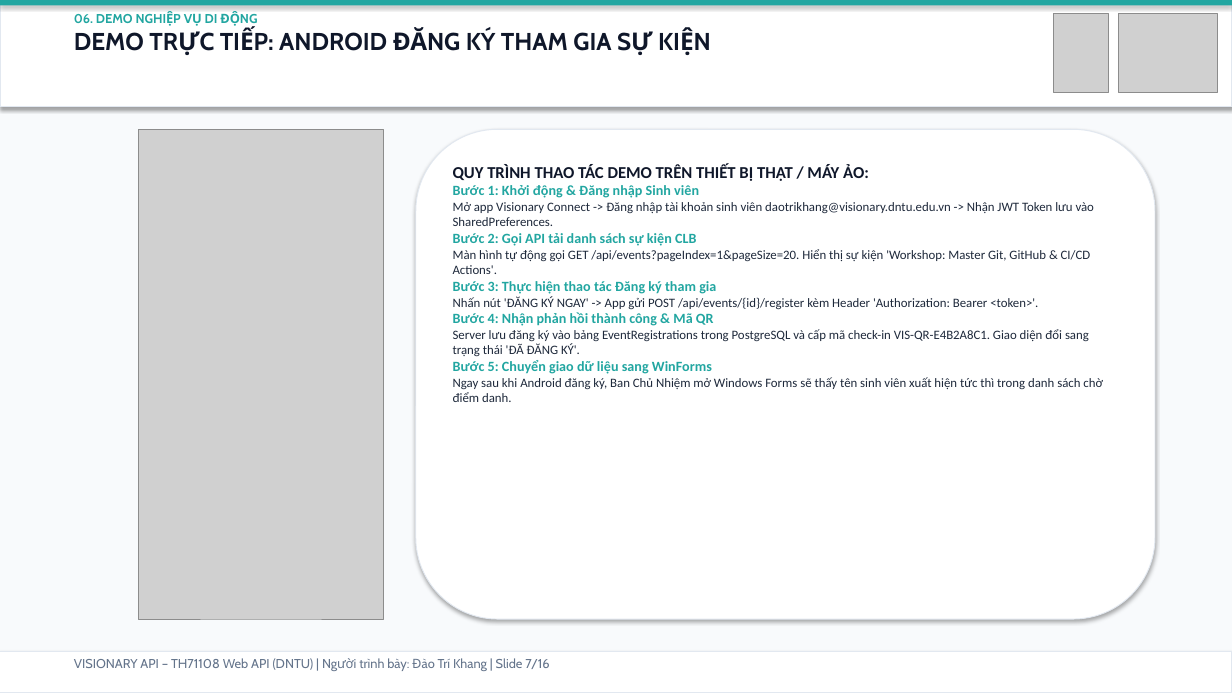
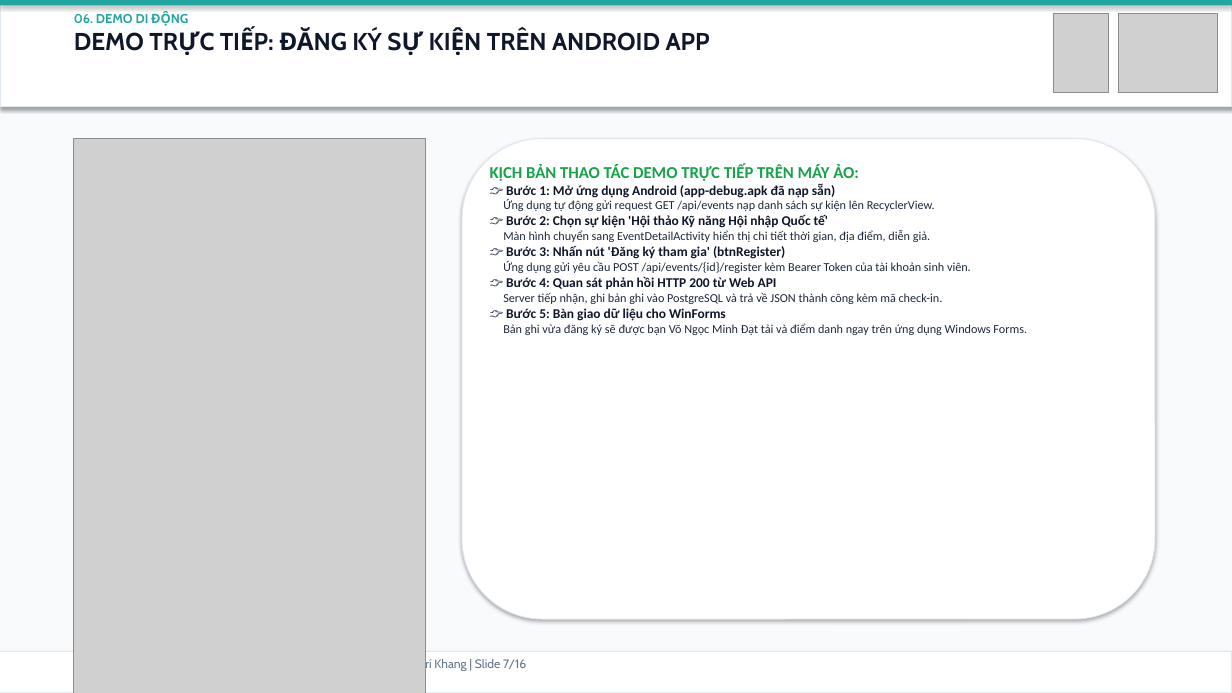
Before and after one commit to lovemvaf/visionary-api, a slide deck: slide 7 of deliverables/VISIONARY_TH71108_FINAL_PRESENTATION.pptx. Drawn at 1232x693 pixels with LibreOffice and Linux fonts; fonts in the diff are those of the drawing; grey boxes stand for pictures. Boxes give left, top, right and bottom in pixels: in the first picture for what was removed or moved away, otherwise in the second. Text is boxed around its words. In the diff, an @@ line names an element or a change of style, - is before the commit and + after.

Commit message:
docs(defense): finalize PPTX diagram layouts, sync CI Run #40231783994 incident details into scripts and QA guides

```diff
--- a/deliverables/VISIONARY_TH71108_FINAL_PRESENTATION.pptx
+++ b/deliverables/VISIONARY_TH71108_FINAL_PRESENTATION.pptx
@@ text at (x1=74, y1=14, x2=893, y2=333): text changed @@
-06. DEMO NGHIỆP VỤ DI ĐỘNG
-DEMO TRỰC TIẾP: ANDROID ĐĂNG KÝ THAM GIA SỰ KIỆN
+06. DEMO DI ĐỘNG
+DEMO TRỰC TIẾP: ĐĂNG KÝ SỰ KIỆN TRÊN ANDROID APP
@@ picture resized from (x1=139, y1=129, x2=384, y2=619) to (x1=74, y1=139, x2=425, y2=693) @@
@@ rounded rectangle resized from (x1=416, y1=129, x2=1155, y2=619) to (x1=462, y1=139, x2=1155, y2=619) @@
@@ text at (x1=490, y1=164, x2=1027, y2=335): text changed; size 10 to 9.5 pt @@
-QUY TRÌNH THAO TÁC DEMO TRÊN THIẾT BỊ THẬT / MÁY ẢO:
-Bước 1: Khởi động & Đăng nhập Sinh viên
-Mở app Visionary Connect -> Đăng nhập tài khoản sinh viên daotrikhang@visionary.dntu.edu.vn -> Nhận JWT Token lưu vào SharedPreferences.
-Bước 2: Gọi API tải danh sách sự kiện CLB
-Màn hình tự động gọi GET /api/events?pageIndex=1&pageSize=20. Hiển thị sự kiện 'Workshop: Master Git, GitHub & CI/CD Actions'.
-Bước 3: Thực hiện thao tác Đăng ký tham gia
-Nhấn nút 'ĐĂNG KÝ NGAY' -> App gửi POST /api/events/{id}/register kèm Header 'Authorization: Bearer <token>'.
-Bước 4: Nhận phản hồi thành công & Mã QR
-Server lưu đăng ký vào bảng EventRegistrations trong PostgreSQL và cấp mã check-in VIS-QR-E4B2A8C1. Giao diện đổi sang trạng thái 'ĐÃ ĐĂNG KÝ'.
-Bước 5: Chuyển giao dữ liệu sang WinForms
-Ngay sau khi Android đăng ký, Ban Chủ Nhiệm mở Windows Forms sẽ thấy tên sinh viên xuất hiện tức thì trong danh sách chờ điểm danh.
+KỊCH BẢN THAO TÁC DEMO TRỰC TIẾP TRÊN MÁY ẢO:
+👉 Bước 1: Mở ứng dụng Android (app-debug.apk đã nạp sẵn)
+Ứng dụng tự động gửi request GET /api/events nạp danh sách sự kiện lên RecyclerView.
+👉 Bước 2: Chọn sự kiện 'Hội thảo Kỹ năng Hội nhập Quốc tế'
+Màn hình chuyển sang EventDetailActivity hiển thị chi tiết thời gian, địa điểm, diễn giả.
+👉 Bước 3: Nhấn nút 'Đăng ký tham gia' (btnRegister)
+Ứng dụng gửi yêu cầu POST /api/events/{id}/register kèm Bearer Token của tài khoản sinh viên.
+👉 Bước 4: Quan sát phản hồi HTTP 200 từ Web API
+Server tiếp nhận, ghi bản ghi vào PostgreSQL và trả về JSON thành công kèm mã check-in.
+👉 Bước 5: Bàn giao dữ liệu cho WinForms
+Bản ghi vừa đăng ký sẽ được bạn Võ Ngọc Minh Đạt tải và điểm danh ngay trên ứng dụng Windows Forms.
@@ text "VISIONARY API – TH71108 Web ..." at (x1=420, y1=657, x2=526, y2=671): size 10 to 9.5 pt @@
```
Also in this commit, not shown: 14 other slides changed, 1 slide added, 1 slide removed, 50 other files.
